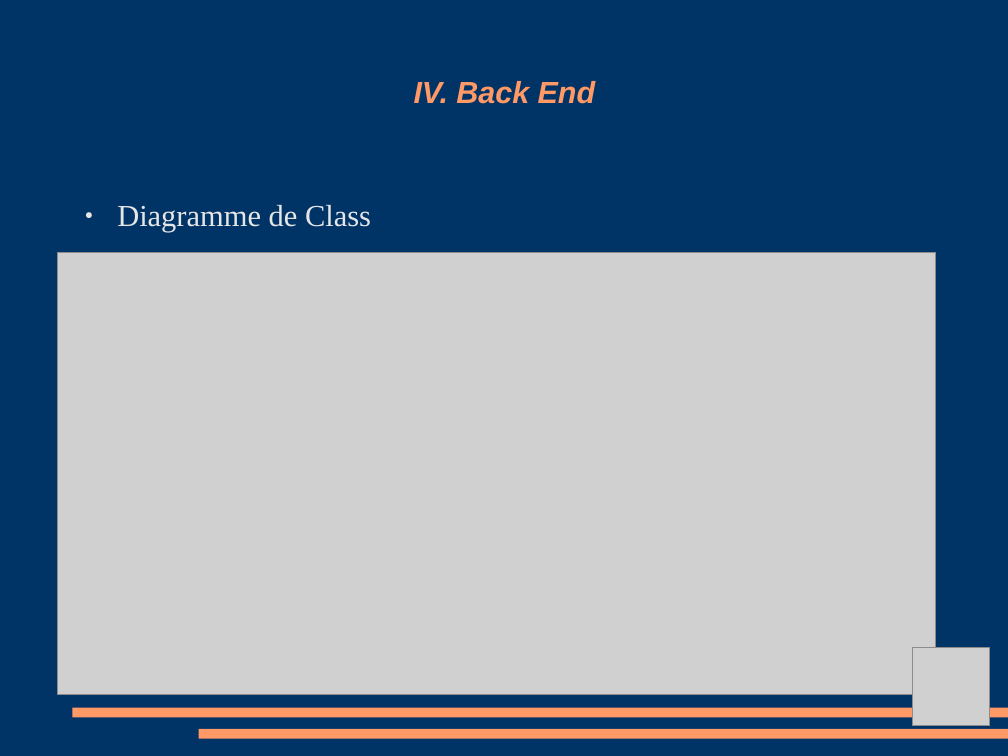
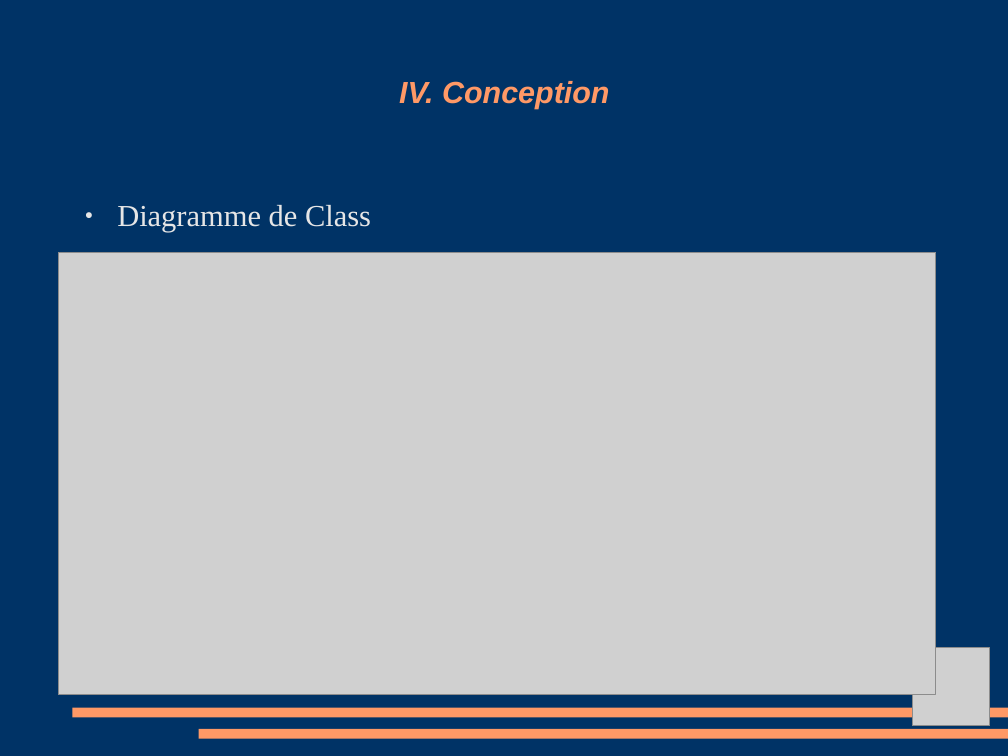
Before and after one commit to Amoun82/Librairy, a slide deck: slide 7 of Debut projet diplome/Projet Diapo.odp. Drawn at 1008x756 pixels with LibreOffice and Linux fonts; fonts in the diff are those of the drawing; grey boxes stand for pictures. Boxes give left, top, right and bottom in pixels: in the first picture for what was removed or moved away, otherwise in the second. Text is boxed around its words. In the diff, an @@ line names an element or a change of style, - is before the commit and + after.

```diff
--- a/Debut projet diplome/Projet Diapo.odp
+++ b/Debut projet diplome/Projet Diapo.odp
@@ title at <box>399,81,610,109</box>: text changed @@
-IV. Back End
+IV. Conception
```
Also in this commit, not shown: 3 other files.
